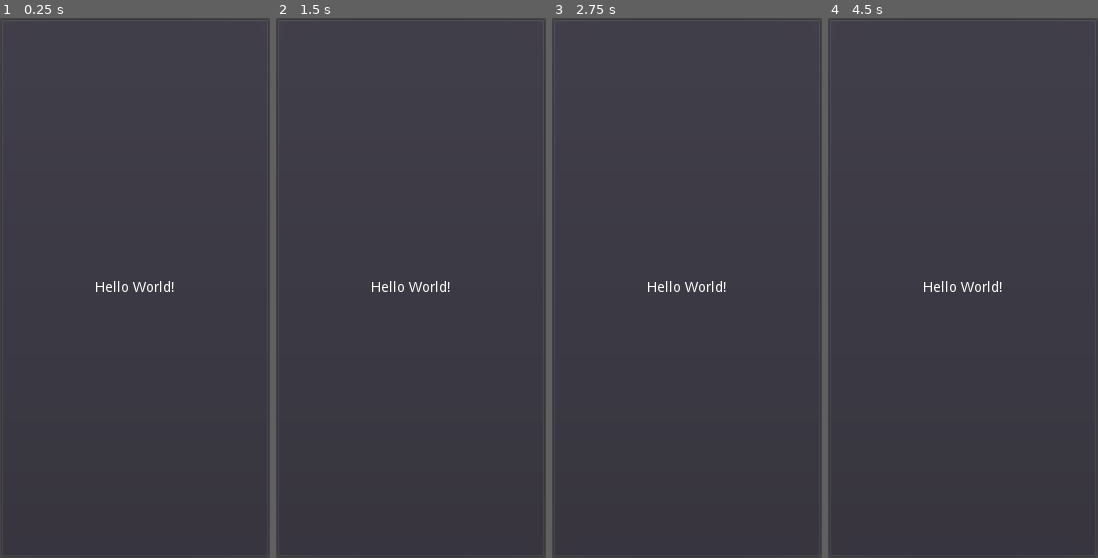
Above: before the commit, frames 1-4 (left to right).
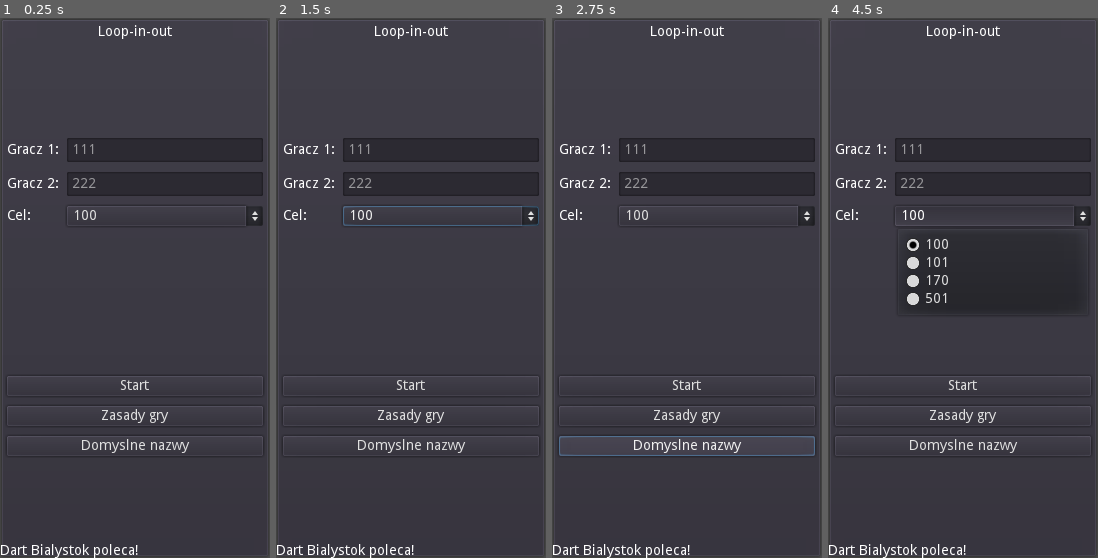
Above: after the commit, the same moments.

Repository: Kiel97/ideal-fortnight
Game: Godot game, scene res://Main.tscn
Two runs of this game, one before a commit and one after it. Both use one fixed random seed, a clock stepped at 60 frames per second and the inputs below.
Inputs (mouse positions are in pixels of both pictures, inside the frame that each line leads up to):
- Up to frame 1 (0.25 s): no input
- Up to frame 2 (1.5 s): click (440, 217) at 0.5 s, where only the run after the commit has a clickable "100"; click (411, 417) at 1.25 s, where only the run after the commit has a clickable "Zasady gry"
- Up to frame 3 (2.75 s): click (687, 444) at 2 s, where only the run after the commit has a clickable "Domyslne nazwy"
- Up to frame 4 (4.5 s): click (963, 385) at 2.75 s, where only the run after the commit has a clickable "Start"; click (963, 385) at 3.5 s, where only the run after the commit has a clickable "Start"; click (992, 217) at 4.25 s, where only the run after the commit has a clickable "100"

The runs differ from the first frame. In frame 1, 3.4% of the frame differs, in the area x 0-98%, y 1-100%; in frame 2, 3.7%; in frame 3, 3.7%; in frame 4, 4.0%.

Commit message:
Main activity interface

Diff:
--- a/LoopInOut/Main.tscn
+++ b/LoopInOut/Main.tscn
@@ -8,11 +8,102 @@
 anchor_right = 1.0
 anchor_bottom = 1.0
 
-[node name="Label" type="Label" parent="PanelContainer"]
+[node name="VBoxContainer" type="VBoxContainer" parent="PanelContainer"]
 margin_left = 7.0
-margin_top = 263.0
+margin_top = 7.0
 margin_right = 263.0
-margin_bottom = 277.0
-text = "Hello World!"
+margin_bottom = 533.0
+
+[node name="Header" type="Label" parent="PanelContainer/VBoxContainer"]
+margin_right = 256.0
+margin_bottom = 14.0
+text = "Loop-in-out"
 align = 1
-valign = 1
+
+[node name="Body" type="VBoxContainer" parent="PanelContainer/VBoxContainer"]
+margin_top = 113.0
+margin_right = 256.0
+margin_bottom = 431.0
+size_flags_vertical = 6
+custom_constants/separation = 150
+
+[node name="Players Grid" type="GridContainer" parent="PanelContainer/VBoxContainer/Body"]
+margin_right = 256.0
+margin_bottom = 88.0
+custom_constants/vseparation = 10
+columns = 2
+
+[node name="Player1Label" type="Label" parent="PanelContainer/VBoxContainer/Body/Players Grid"]
+margin_top = 5.0
+margin_right = 56.0
+margin_bottom = 19.0
+text = "Gracz 1: "
+
+[node name="Player1TextEdit" type="LineEdit" parent="PanelContainer/VBoxContainer/Body/Players Grid"]
+margin_left = 60.0
+margin_right = 256.0
+margin_bottom = 24.0
+size_flags_horizontal = 3
+placeholder_text = "111"
+
+[node name="Player2Label" type="Label" parent="PanelContainer/VBoxContainer/Body/Players Grid"]
+margin_top = 39.0
+margin_right = 56.0
+margin_bottom = 53.0
+text = "Gracz 2: "
+
+[node name="Player2TextEdit" type="LineEdit" parent="PanelContainer/VBoxContainer/Body/Players Grid"]
+margin_left = 60.0
+margin_top = 34.0
+margin_right = 256.0
+margin_bottom = 58.0
+size_flags_horizontal = 3
+placeholder_text = "222"
+
+[node name="TargerLabel" type="Label" parent="PanelContainer/VBoxContainer/Body/Players Grid"]
+margin_top = 71.0
+margin_right = 56.0
+margin_bottom = 85.0
+text = "Cel: "
+
+[node name="TargetOptionButton" type="OptionButton" parent="PanelContainer/VBoxContainer/Body/Players Grid"]
+margin_left = 60.0
+margin_top = 68.0
+margin_right = 256.0
+margin_bottom = 88.0
+text = "100"
+items = [ "100", null, false, 0, null, "101", null, false, 1, null, "170", null, false, 2, null, "501", null, false, 3, null ]
+selected = 0
+
+[node name="Buttons" type="VBoxContainer" parent="PanelContainer/VBoxContainer/Body"]
+margin_top = 238.0
+margin_right = 256.0
+margin_bottom = 318.0
+custom_constants/separation = 10
+
+[node name="StartButton" type="Button" parent="PanelContainer/VBoxContainer/Body/Buttons"]
+margin_right = 256.0
+margin_bottom = 20.0
+size_flags_horizontal = 3
+text = "Start"
+
+[node name="RulesButton" type="Button" parent="PanelContainer/VBoxContainer/Body/Buttons"]
+margin_top = 30.0
+margin_right = 256.0
+margin_bottom = 50.0
+size_flags_horizontal = 3
+text = "Zasady gry"
+
+[node name="DefaultButton" type="Button" parent="PanelContainer/VBoxContainer/Body/Buttons"]
+margin_top = 60.0
+margin_right = 256.0
+margin_bottom = 80.0
+size_flags_horizontal = 3
+text = "Domyslne nazwy"
+
+[node name="Footer" type="Label" parent="."]
+anchor_top = 1.0
+anchor_right = 1.0
+anchor_bottom = 1.0
+margin_top = -14.0
+text = "Dart Bialystok poleca!"
